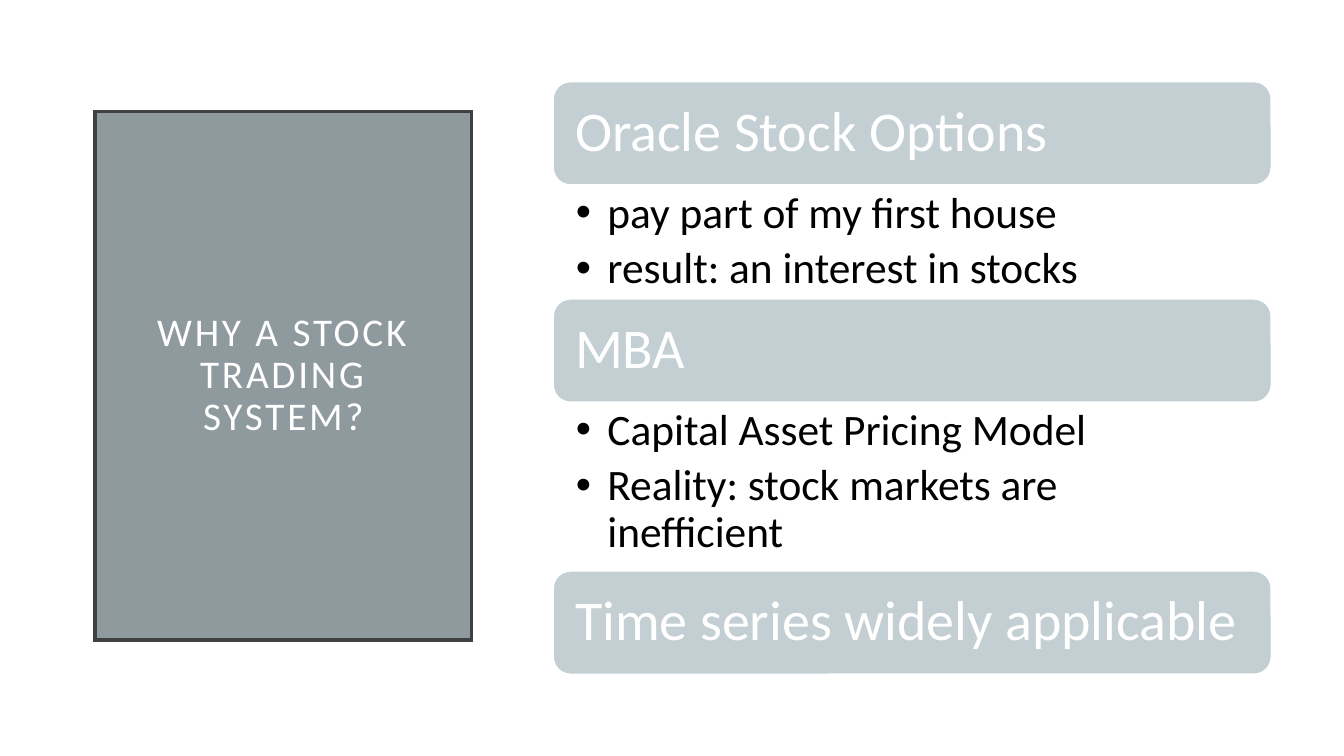
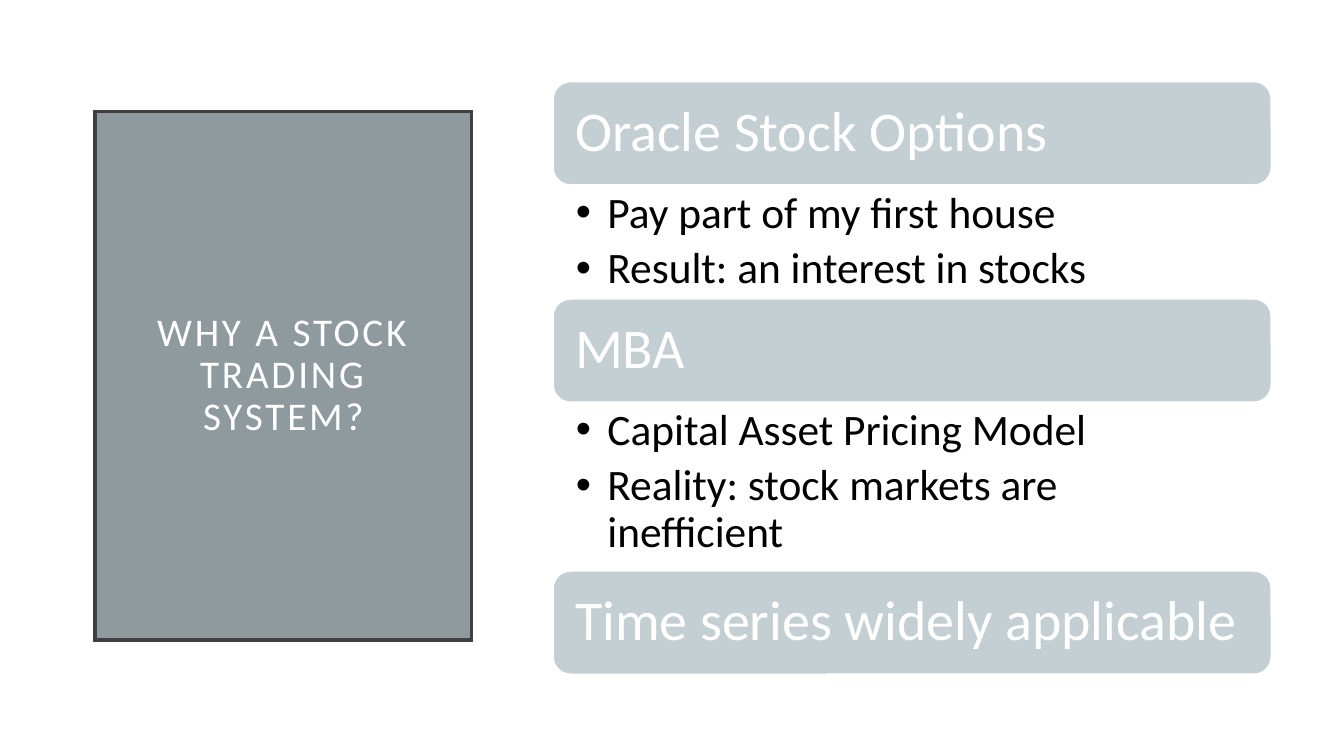
Before and after one commit to frkornet/Stock-Market-Final-Project, a slide deck: slide 3 of Final Project.pptx. Drawn at 1344x756 pixels with LibreOffice and Linux fonts; fonts in the diff are those of the drawing. Boxes give left, top, right and bottom in pixels: in the first picture for what was removed or moved away, otherwise in the second. Text is boxed around its words. In the diff, an @@ line names an element or a change of style, - is before the commit and + after.

```diff
--- a/Final Project.pptx
+++ b/Final Project.pptx
@@ text at box(607, 198, 1086, 284): text changed @@
-  • pay part of my first house
-  • result: an interest in stocks
+  • Pay part of my first house
+  • Result: an interest in stocks
```
Also in this commit, not shown: 4 other slides changed, 1 other file.
